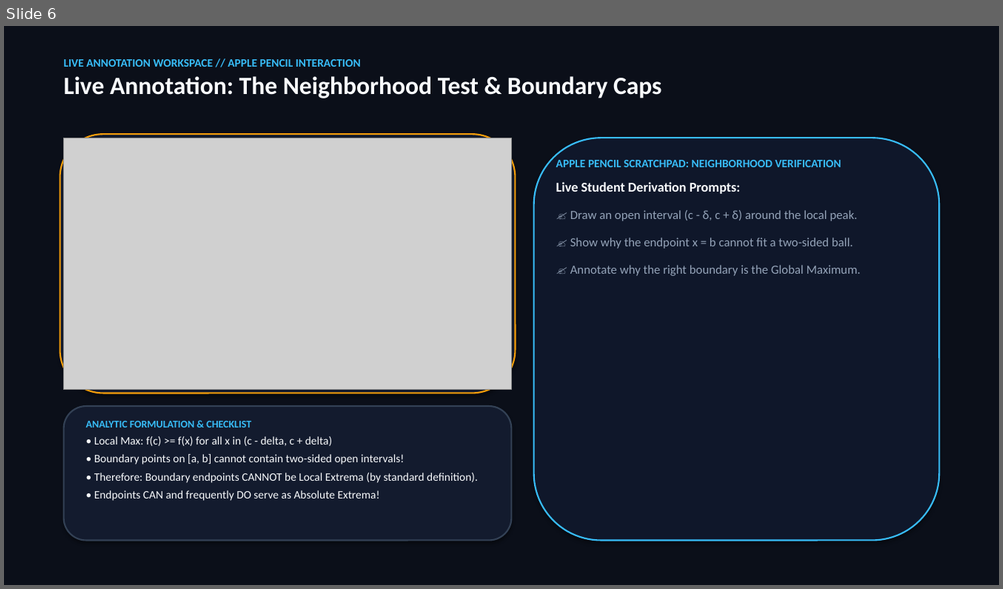
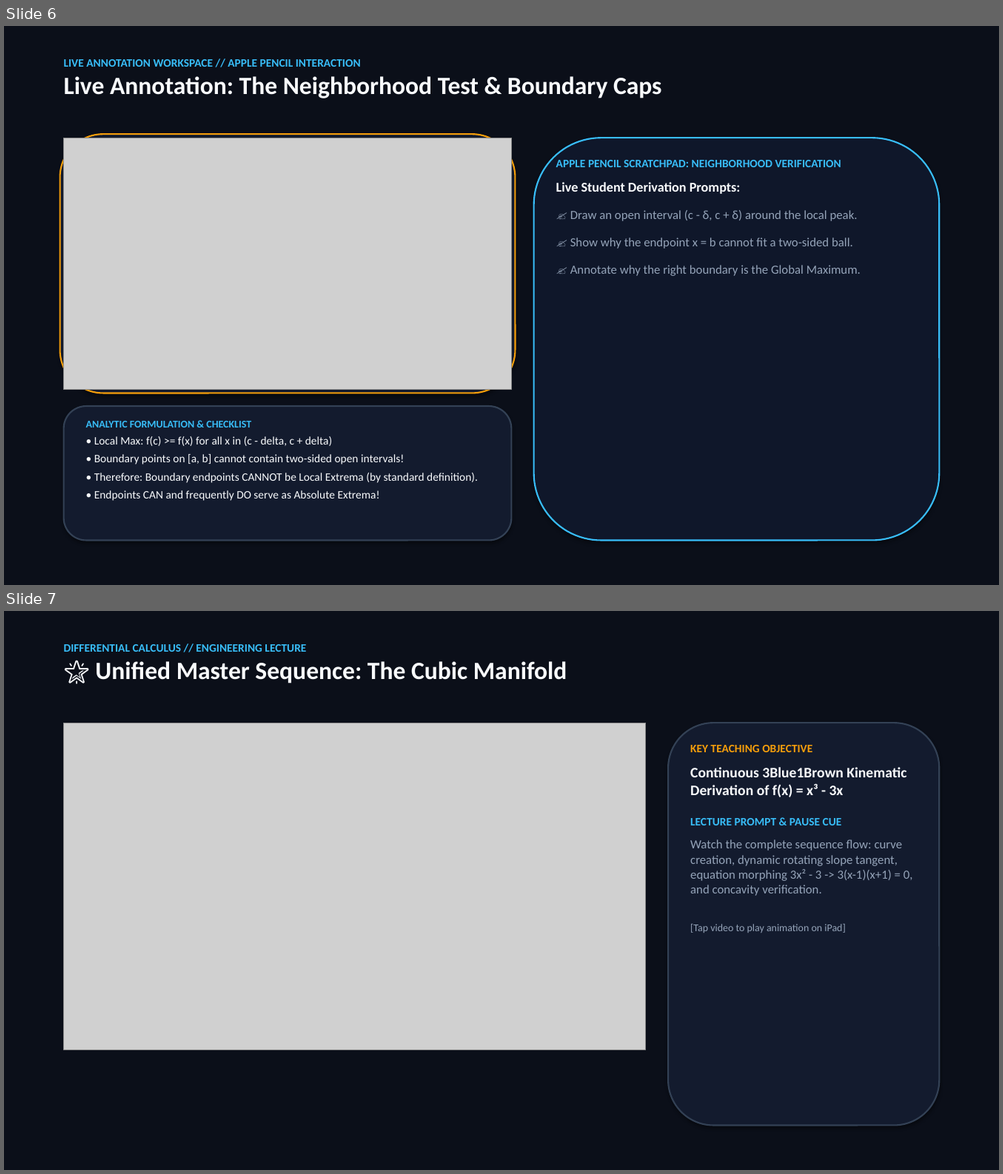
Before and after one commit to mcluginn/maxima-minima-lecture, a slide deck: presentation/maxima_minima_lecture.pptx. Shown one above the other, each under a label of ours: slide 6 before the commit, slides 6 and 7 after it. The pictures are 1003x589 and 1003x1174 pixels, drawn with LibreOffice and Linux fonts; fonts in the diff are those of the drawing; grey boxes stand for pictures. Boxes give left, top, right and bottom in pixels: in the first picture for what was removed or moved away, otherwise in the second. Text is boxed around its words. In the diff, an @@ line names an element or a change of style, - is before the commit and + after.

Commit message:
Update Keynote PPTX deck with borderless seamless videos and Unified Master Sequence slide

```diff
--- a/presentation/maxima_minima_lecture.pptx
+++ b/presentation/maxima_minima_lecture.pptx
@@ slide 7 added at (4,611,999,1170), background #FFFFFF @@
@@ rectangle added at (4,611,999,1170), fill #0B0F19 @@
@@ text added at (64,644,567,684), 11 pt, text #38BDF8, bold @@
+DIFFERENTIAL CALCULUS // ENGINEERING LECTURE
+🌟 Unified Master Sequence: The Cubic Manifold
@@ picture added at (64,723,646,1051) @@
@@ rounded rectangle added at (668,723,939,1126), fill #131B2E, outline #334155 1.5 pt @@
@@ text added at (690,745,913,933), 12 pt, text #94A3B8 @@
+KEY TEACHING OBJECTIVE
+Continuous 3Blue1Brown Kinematic Derivation of f(x) = x³ - 3x
+LECTURE PROMPT & PAUSE CUE
+Watch the complete sequence flow: curve creation, dynamic rotating slope tangent, equation morphing 3x² - 3 -> 3(x-1)(x+1) = 0, and concavity verification.
+[Tap video to play animation on iPad]
```
Also in this commit, not shown: 12 slides changed, 4 other files.
